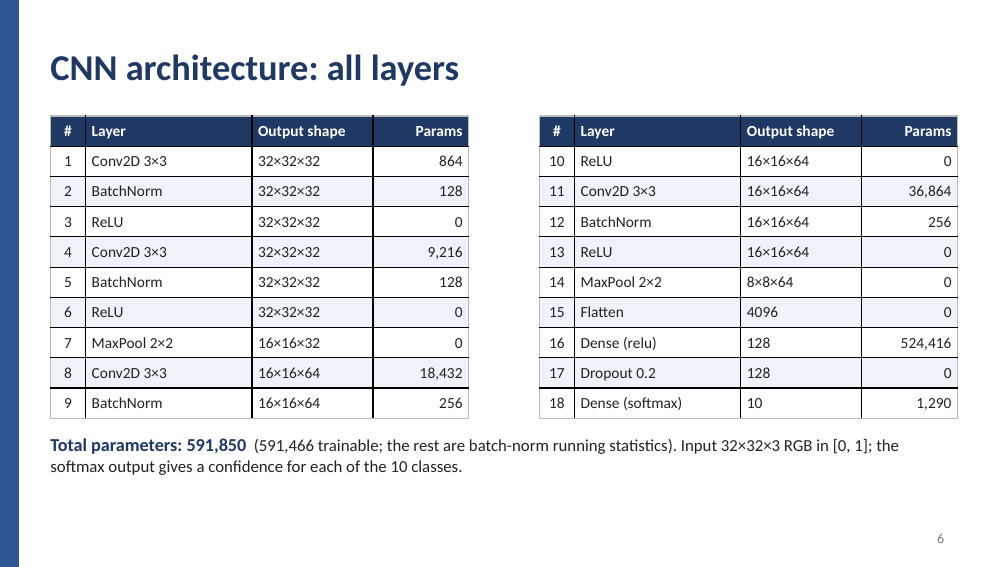
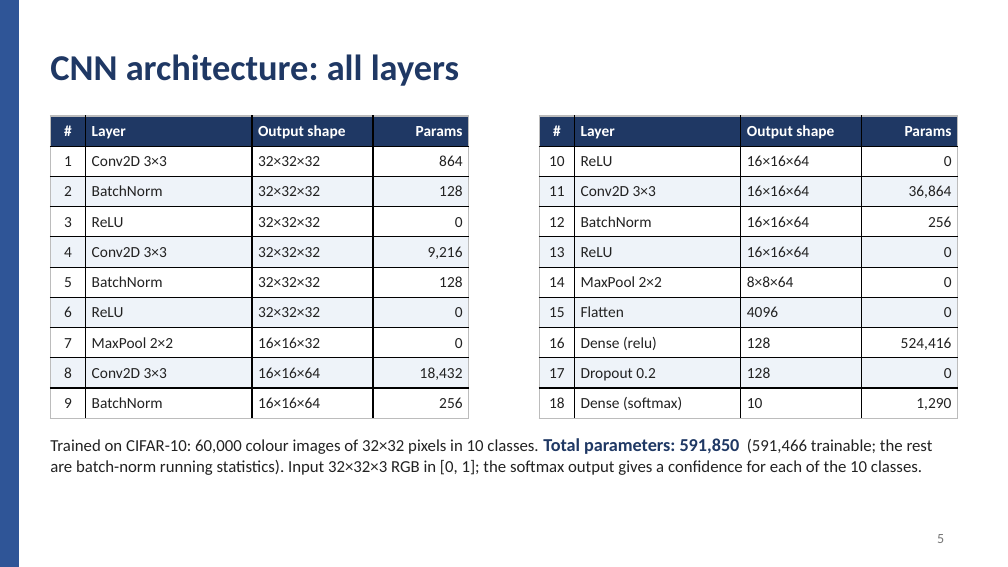
Before and after one commit to sinegan-ux/epuck-cnn-part2, a slide deck: slide 5 of presentation/Project_Part2_Presentation.pptx (slide 6 before the commit). Drawn at 1008x567 pixels with LibreOffice and Linux fonts; fonts in the diff are those of the drawing. Boxes give left, top, right and bottom in pixels: in the first picture for what was removed or moved away, otherwise in the second. Text is boxed around its words. In the diff, an @@ line names an element or a change of style, - is before the commit and + after.

```diff
--- a/presentation/Project_Part2_Presentation.pptx
+++ b/presentation/Project_Part2_Presentation.pptx
@@ text at <box>50,438,933,475</box>: text changed @@
-Total parameters: 591,850 (591,466 trainable; the rest are batch-norm running statistics). Input 32×32×3 RGB in [0, 1]; the softmax output gives a confidence for each of the 10 classes.
+Trained on CIFAR-10: 60,000 colour images of 32×32 pixels in 10 classes. Total parameters: 591,850 (591,466 trainable; the rest are batch-norm running statistics). Input 32×32×3 RGB in [0, 1]; the softmax output gives a confidence for each of the 10 classes.
@@ page number at <box>937,534,944,543</box>: text changed @@
-6
+5
```
Also in this commit, not shown: 2 other slides changed, 1 slide added, 1 slide removed.
